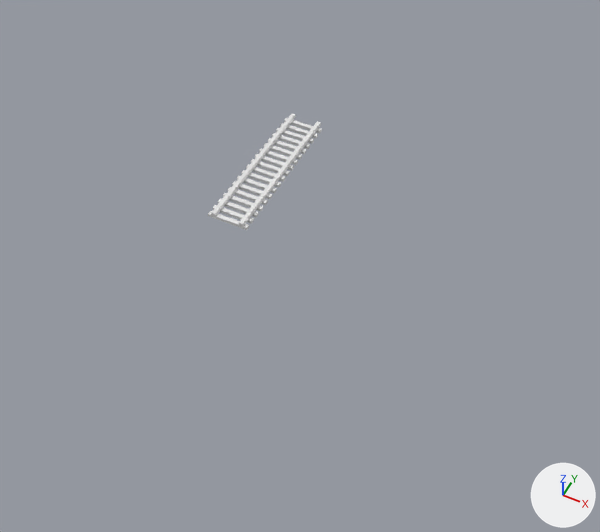
The Blender file Assets/Models/Scene/TrainTracks.blend, before and after one commit.
Camera for both pictures: a camera (50 mm lens) standing at (11.1, -17.6, 19.8) and looking at (2.6, -0.7, -1.5). Lighting does not change. The marker at lower right points along +X, +Y and +Z.
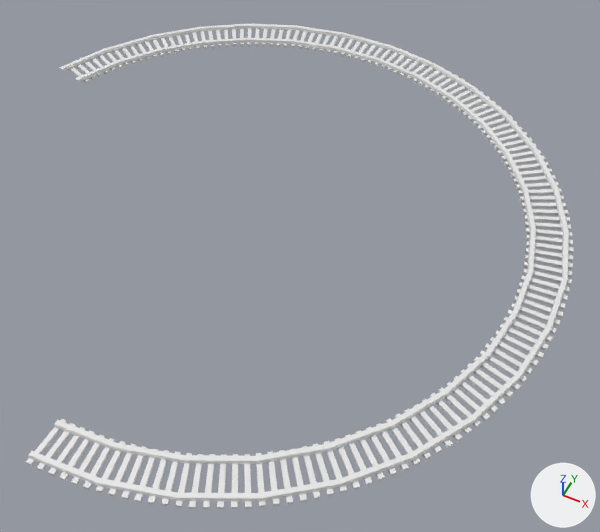
The change, as JSON lines over the scene's bpy script:
```json
{"op": "add", "block": "cu_beziercircle", "code": ["cu_beziercircle = bpy.data.curves.new('BezierCircle', 'CURVE')", "cu_beziercircle.dimensions = '3D'", "_sp = cu_beziercircle.splines.new('BEZIER'); _sp.bezier_points.add(3)", "_sp.bezier_points.foreach_set('co', [-10.42, 0.0, 0.0, 0.0, 10.42, 0.0, 10.42, 0.0, 0.0, 0.0, -10.42, 0.0])", "_sp.bezier_points.foreach_set('handle_left', [-10.42, -5.756, 0.0, -5.756, 10.42, 0.0, 10.42, 5.756, 0.0, 5.756, -10.42, 0.0])", "_sp.bezier_points.foreach_set('handle_right', [-10.42, 5.756, 0.0, 5.756, 10.42, 0.0, 10.42, -5.756, 0.0, -5.756, -10.42, 0.0])", "for _p, _l, _r in zip(_sp.bezier_points, ['AUTO', 'AUTO', 'AUTO', 'AUTO'], ['AUTO', 'AUTO', 'AUTO', 'AUTO']): _p.handle_left_type = _l; _p.handle_right_type = _r", "_sp.order_u = 0", "_sp.order_v = 0", "_sp.use_cyclic_u = True", "cu_beziercircle.use_path = True", "cu_beziercircle.use_path_clamp = True", "cu_beziercircle.fill_mode = 'FULL'"]}
{"op": "set", "path": "ob_cube.location", "old": "(0.0, 0.0, 0.0)", "new": "(-0.74, 0.03, 0.0)"}
{"op": "set", "path": "ob_cube.rotation_euler", "old": "(0.0, 0.0, 0.0)", "new": "(0.0, 0.0, 1.574)", "note": "degrees (0, 0, 0) -> degrees (0, 0, 90)"}
{"block": "ob_cube", "where": "_m = ob_cube.modifiers.new('Array', 'ARRAY')"}
{"op": "set", "path": "_m.count", "old": "3", "new": "23"}
{"op": "add", "block": "ob_cube", "code": "_m = ob_cube.modifiers.new('Curve', 'CURVE')"}
{"op": "add", "block": "ob_cube", "code": "_m.object = ob_beziercircle"}
{"op": "set", "path": "ob_cube_001.location", "old": "(0.0, -0.92, 0.0)", "new": "(0.18, 0.04, 0.0)"}
{"op": "set", "path": "ob_cube_001.rotation_euler", "old": "(0.0, 0.0, 0.0)", "new": "(0.0, 0.0, 1.574)", "note": "degrees (0, 0, 0) -> degrees (0, 0, 90)"}
{"block": "ob_cube_001", "where": "_m = ob_cube_001.modifiers.new('Array', 'ARRAY')"}
{"op": "set", "path": "_m.count", "old": "18", "new": "138"}
{"op": "add", "block": "ob_cube_001", "code": "_m = ob_cube_001.modifiers.new('Curve', 'CURVE')"}
{"op": "add", "block": "ob_cube_001", "code": "_m.object = ob_beziercircle"}
{"op": "add", "block": "ob_beziercircle", "code": ["ob_beziercircle = bpy.data.objects.new('BezierCircle', cu_beziercircle)", "ob_beziercircle.location = (0.0, 0.0, 0.0)"]}
```

What differs and where, as boxes (x1, y1, x2, y2) in the pictures (600 x 532 px):
```json
{"object": "Cube.001", "change": "moved, turned, modifiers changed", "before": [208, 118, 322, 230], "after": [26, 24, 574, 509]}
{"object": "Cube", "change": "moved, turned, modifiers changed", "before": [211, 114, 321, 226], "after": [28, 24, 569, 501]}
```
